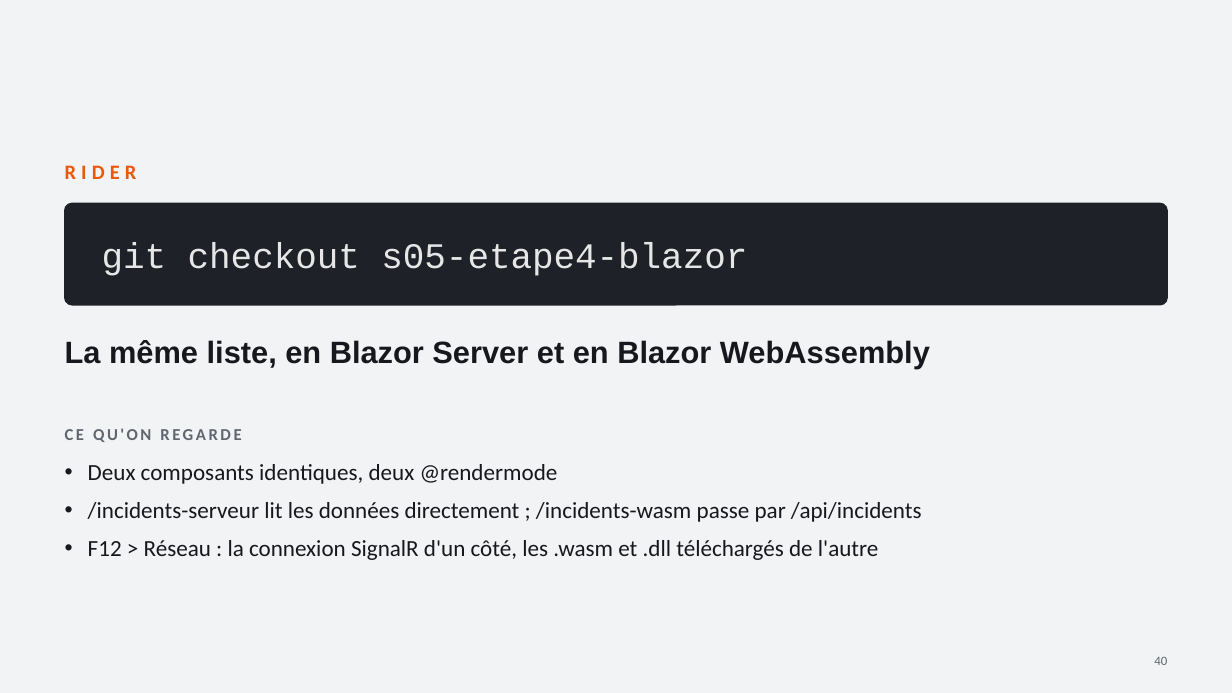
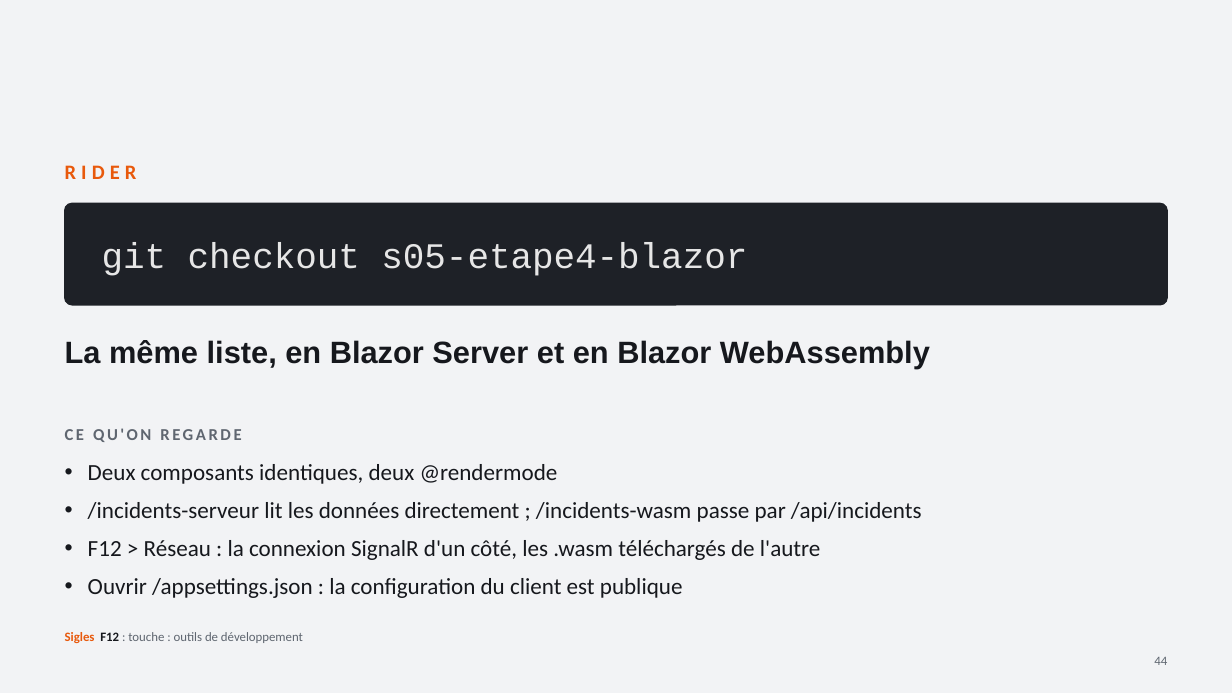
Before and after one commit to lle-condorcet/condorcet-2027, a slide deck: slide 44 of slides/LLE_CA_S05_Des_donnees_au_Web.pptx (slide 40 before the commit). Drawn at 1232x693 pixels with LibreOffice and Linux fonts; fonts in the diff are those of the drawing. Boxes give left, top, right and bottom in pixels: in the first picture for what was removed or moved away, otherwise in the second. Text is boxed around its words. In the diff, an @@ line names an element or a change of style, - is before the commit and + after.

```diff
--- a/slides/LLE_CA_S05_Des_donnees_au_Web.pptx
+++ b/slides/LLE_CA_S05_Des_donnees_au_Web.pptx
@@ text at bbox=[88, 540, 820, 598]: text changed @@
-• F12 > Réseau : la connexion SignalR d'un côté, les .wasm et .dll téléchargés de l'autre
+• F12 > Réseau : la connexion SignalR d'un côté, les .wasm téléchargés de l'autre
+• Ouvrir /appsettings.json : la configuration du client est publique
@@ text added at bbox=[65, 632, 303, 643], 10 pt, text #5F6670 @@
+Sigles F12 : touche : outils de développement
@@ text at bbox=[1154, 657, 1167, 665]: text changed @@
-40
+44
```
Also in this commit, not shown: 36 other slides changed, 4 slides added, 1 other file.
